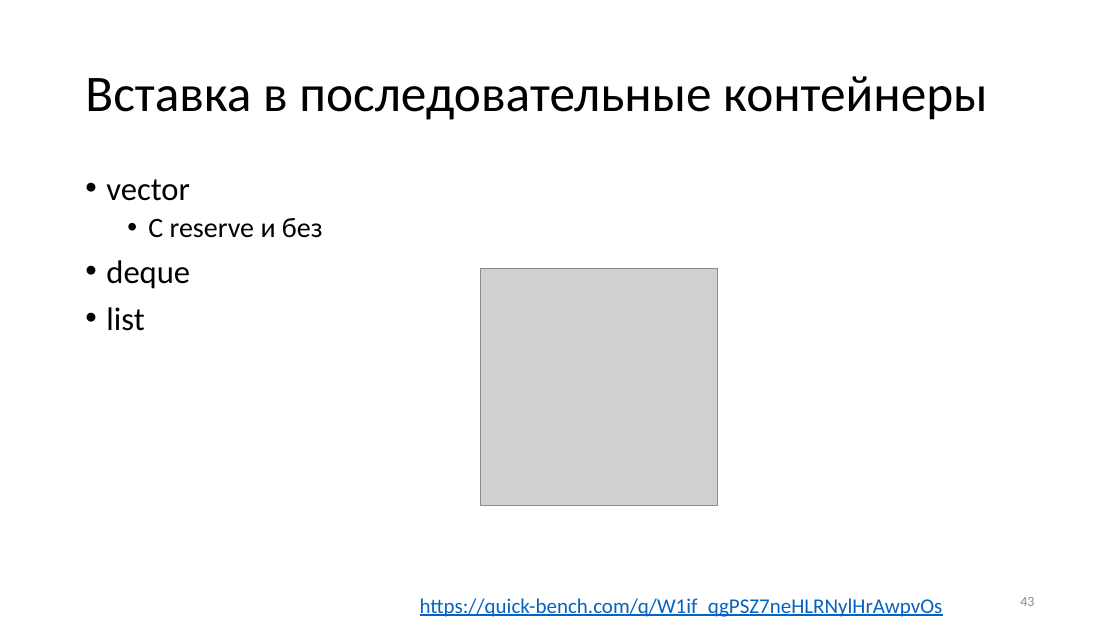
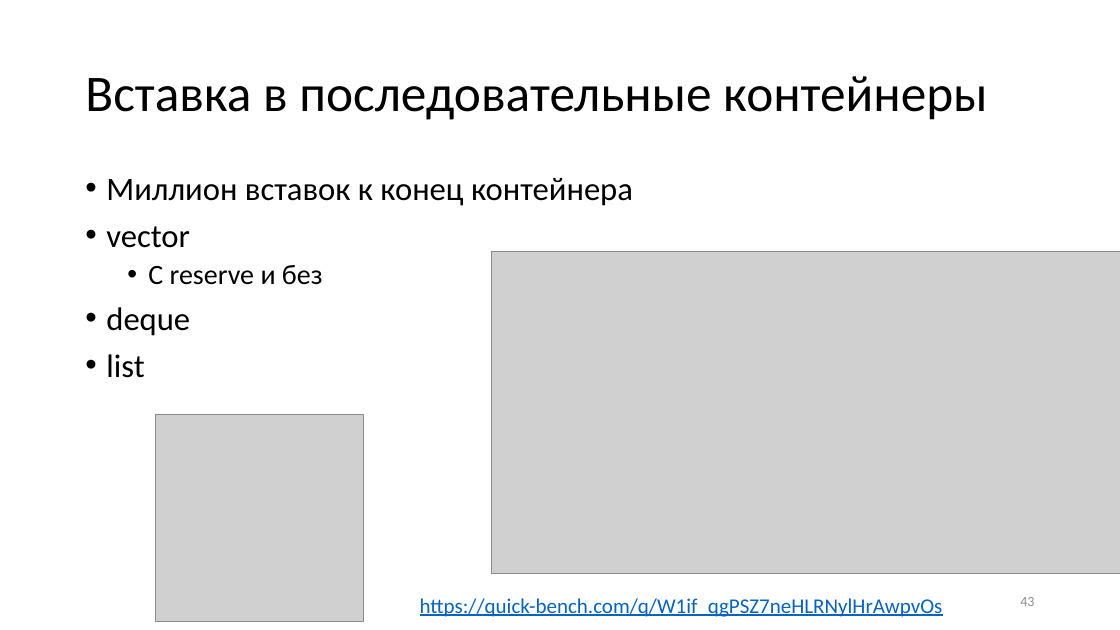
Before and after one commit to alexey-malov/oop, a slide deck: slide 43 of lectures/01/Стандартная библиотека.pptx. Drawn at 1120x630 pixels with LibreOffice and Linux fonts; fonts in the diff are those of the drawing; grey boxes stand for pictures. Boxes give left, top, right and bottom in pixels: in the first picture for what was removed or moved away, otherwise in the second. Text is boxed around its words. In the diff, an @@ line names an element or a change of style, - is before the commit and + after.

```diff
--- a/lectures/01/Стандартная библиотека.pptx
+++ b/lectures/01/Стандартная библиотека.pptx
@@ text at <box>106,178,633,206</box>: paragraph added @@
+• Миллион вставок к конец контейнера
@@ picture added at <box>492,251,1120,574</box> @@
@@ picture: place and size @@
-picture at <box>481,269,718,506</box>
+picture at <box>155,414,363,622</box>
```
Also in this commit, not shown: 6 other slides changed, 12 slides added, 6 slides removed.
